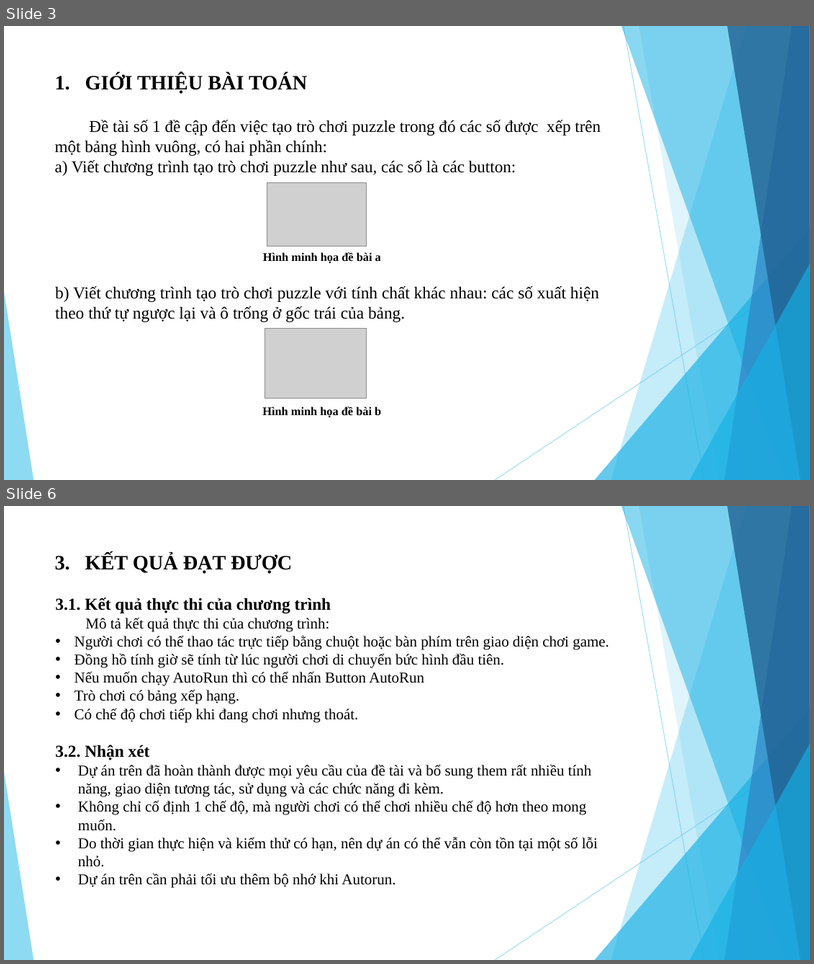
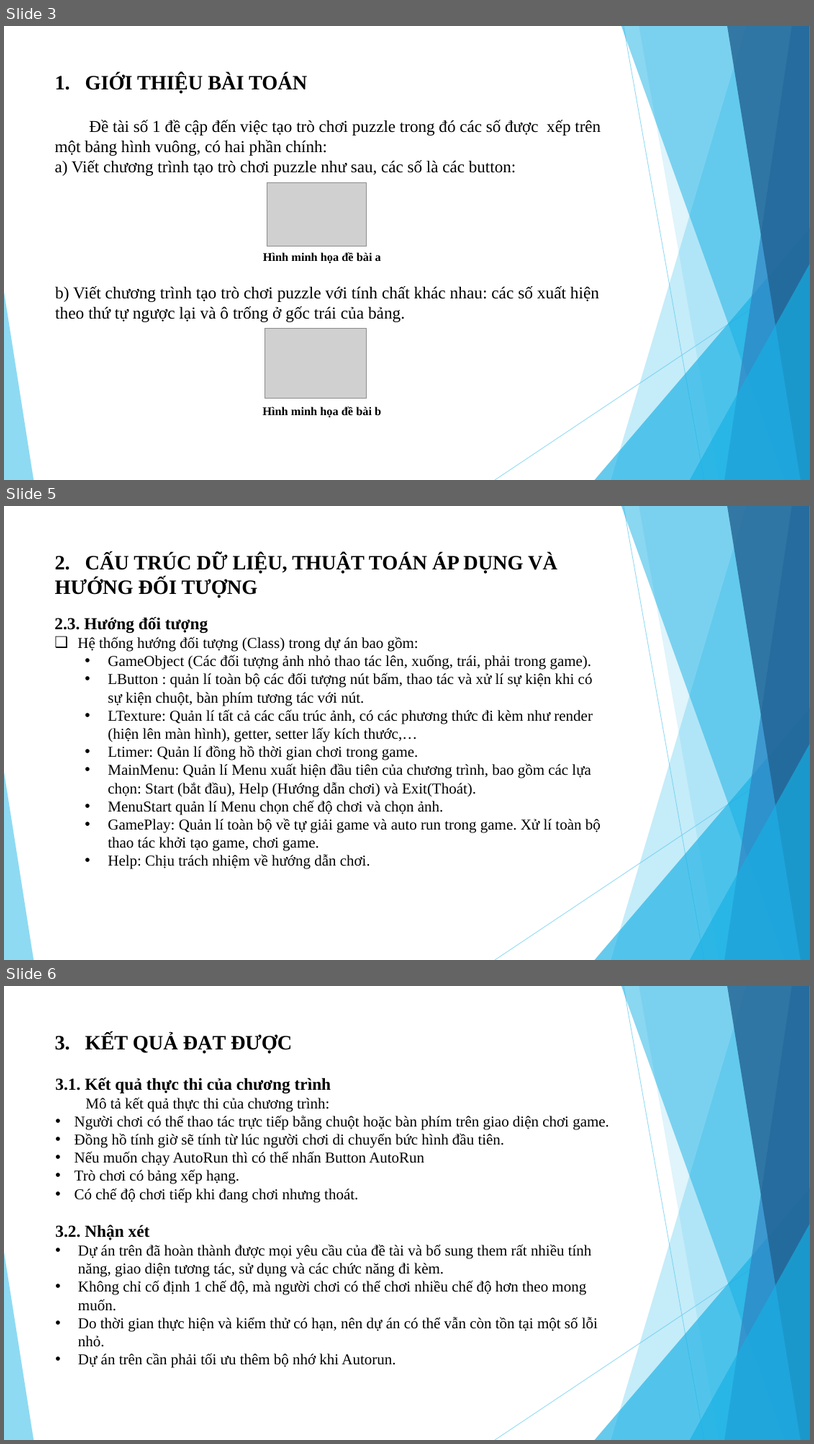
Before and after one commit to dotuangv/Game_Puzzle, a slide deck: BaoCao/PowerPoint_PBL2.pptx. Shown one above the other, each under a label of ours: slides 3 and 6 before the commit, slides 3, 5 and 6 after it; the slides between them are not shown. The pictures are 814x964 and 814x1444 pixels, drawn with LibreOffice and Linux fonts; fonts in the diff are those of the drawing; grey boxes stand for pictures. Boxes give left, top, right and bottom in pixels: in the first picture for what was removed or moved away, otherwise in the second. Text is boxed around its words. In the diff, an @@ line names an element or a change of style, - is before the commit and + after.

```diff
--- a/BaoCao/PowerPoint_PBL2.pptx
+++ b/BaoCao/PowerPoint_PBL2.pptx
@@ slide 5 added at [4,506,810,960], background #FFFFFF; not listed: 10 template elements that a slide beside it also shows @@
@@ title added at [55,554,558,597], 24.3 pt, text #000000, bold @@
+2. CẤU TRÚC DỮ LIỆU, THUẬT TOÁN ÁP DỤNG VÀ HƯỚNG ĐỐI TƯỢNG
@@ text added at [54,617,601,869], 18 pt, text #000000 @@
+2.3. Hướng đối tượng
+❑ Hệ thống hướng đối tượng (Class) trong dự án bao gồm:
+• GameObject (Các đối tượng ảnh nhỏ thao tác lên, xuống, trái, phải trong game).
+• LButton : quản lí toàn bộ các đối tượng nút bấm, thao tác và xử lí sự kiện khi có sự kiện chuột, bàn phím tương tác với nút.
+• LTexture: Quản lí tất cả các cấu trúc ảnh, có các phương thức đi kèm như render (hiện lên màn hình), getter, setter lấy kích thước,…
+• Ltimer: Quản lí đồng hồ thời gian chơi trong game.
+• MainMenu: Quản lí Menu xuất hiện đầu tiên của chương trình, bao gồm các lựa chọn: Start (bắt đầu), Help (Hướng dẫn chơi) và Exit(Thoát).
+• MenuStart quản lí Menu chọn chế độ chơi và chọn ảnh.
+• GamePlay: Quản lí toàn bộ về tự giải game và auto run trong game. Xử lí toàn bộ thao tác khởi tạo game, chơi game.
+• Help: Chịu trách nhiệm về hướng dẫn chơi.
```
Also in this commit, not shown: 2 slides changed, 1 other slide added, 1 slide removed, 3 other files.
